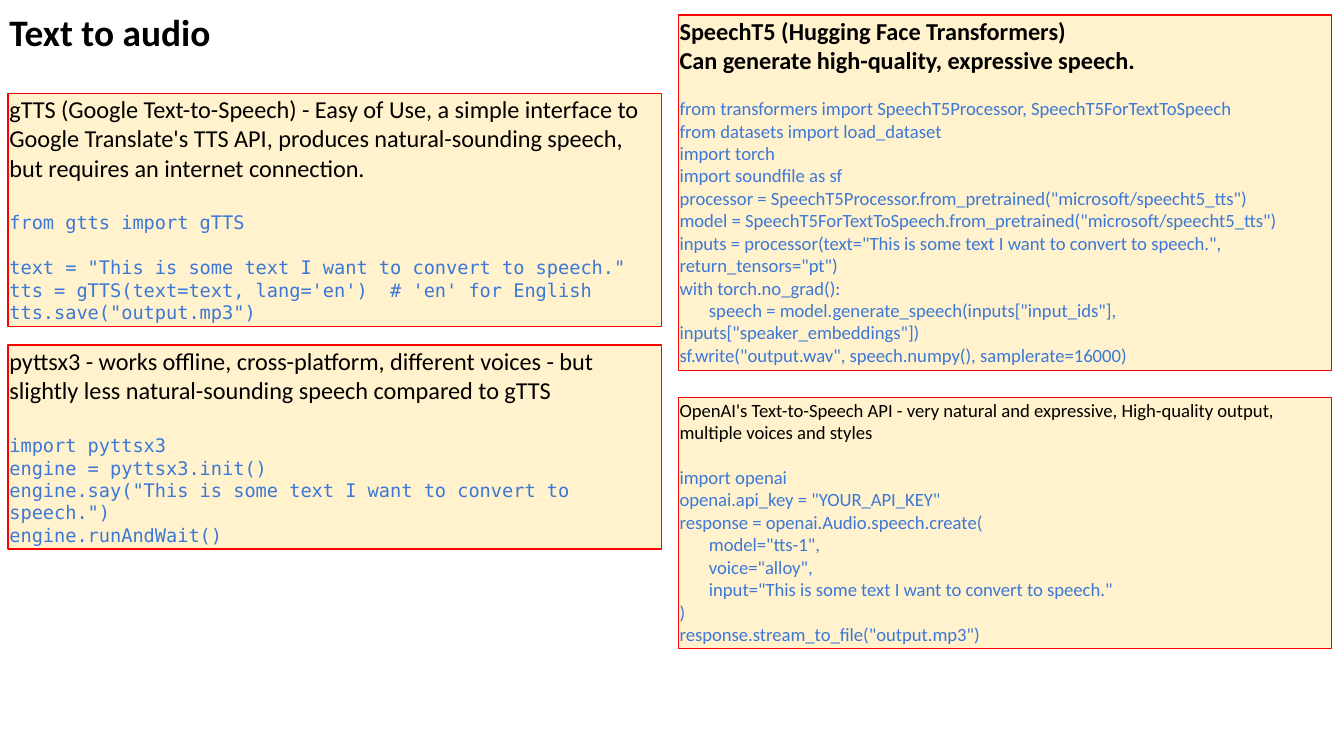
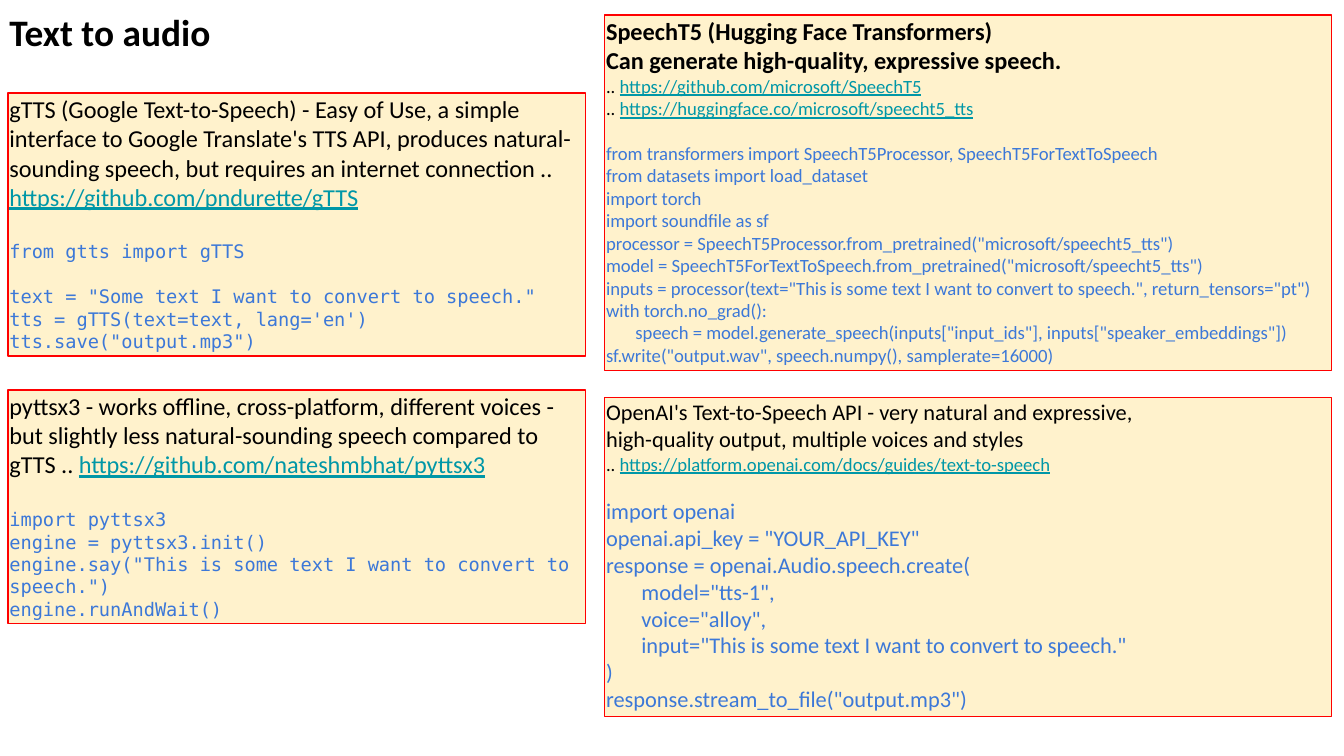
Before and after one commit to lselector/seminar, a slide deck: slide 13 of 2024/2024-12-13-AI-Updates.pptx. Drawn at 1344x756 pixels with LibreOffice and Linux fonts; fonts in the diff are those of the drawing. Boxes give left, top, right and bottom in pixels: in the first picture for what was removed or moved away, otherwise in the second. Text is boxed around its words. In the diff, an @@ line names an element or a change of style, - is before the commit and + after.

```diff
--- a/2024/2024-12-13-AI-Updates.pptx
+++ b/2024/2024-12-13-AI-Updates.pptx
@@ rectangle "SpeechT5 (Hugging Face Transformers)": place and size @@
-rectangle "SpeechT5 (Hugging Face Transformers)" at [679,15,1332,371]
+rectangle "SpeechT5 (Hugging Face Transformers)" at [605,15,1332,371]
@@ text in rectangle at [620,80,974,119]: paragraphs added @@
+.. https://github.com/microsoft/SpeechT5
+.. https://huggingface.co/microsoft/speecht5_tts
@@ rectangle "gTTS (Google Text-to-Speech) - Easy ...": place and size @@
-rectangle "gTTS (Google Text-to-Speech) - Easy ..." at [8,93,661,327]
+rectangle "gTTS (Google Text-to-Speech) - Easy ..." at [8,93,586,356]
@@ text in rectangle at [9,100,570,210]: text changed @@
-gTTS (Google Text-to-Speech) - Easy of Use, a simple interface to Google Translate's TTS API, produces natural-sounding speech, but requires an internet connection.
+gTTS (Google Text-to-Speech) - Easy of Use, a simple interface to Google Translate's TTS API, produces natural-sounding speech, but requires an internet connection .. https://github.com/pndurette/gTTS
@@ text in rectangle at [9,289,536,330]: text changed @@
-text = "This is some text I want to convert to speech."
-tts = gTTS(text=text, lang='en') # 'en' for English
+text = "Some text I want to convert to speech."
+tts = gTTS(text=text, lang='en')
@@ rectangle "pyttsx3 - works offline, cross-platform, ...": place and size @@
-rectangle "pyttsx3 - works offline, cross-platform, ..." at [8,345,661,550]
+rectangle "pyttsx3 - works offline, cross-platform, ..." at [8,390,586,624]
@@ text in rectangle at [9,398,541,478]: text changed @@
-pyttsx3 - works offline, cross-platform, different voices - but slightly less natural-sounding speech compared to gTTS
+pyttsx3 - works offline, cross-platform, different voices - but slightly less natural-sounding speech compared to gTTS .. https://github.com/nateshmbhat/pyttsx3
@@ rectangle "OpenAI's Text-to-Speech API - very ...": place and size @@
-rectangle "OpenAI's Text-to-Speech API - very ..." at [679,398,1332,649]
+rectangle "OpenAI's Text-to-Speech API - very ..." at [605,398,1332,718]
@@ text in rectangle at [606,404,1132,475]: text changed; size 10 to 12 pt @@
-OpenAI's Text-to-Speech API - very natural and expressive, High-quality output, multiple voices and styles
+OpenAI's Text-to-Speech API - very natural and expressive,
+high-quality output, multiple voices and styles
+.. https://platform.openai.com/docs/guides/text-to-speech
@@ text in rectangle at [606,503,1126,711]: size 10 to 12 pt in "import openai", "openai.api_key = "YOUR_API_KEY"", "response = openai.Audio.speech.create(", "model="tts-1"," and 4 more places @@
```
Also in this commit, not shown: 12 other slides changed, 4 slides added, 4 slides removed.
